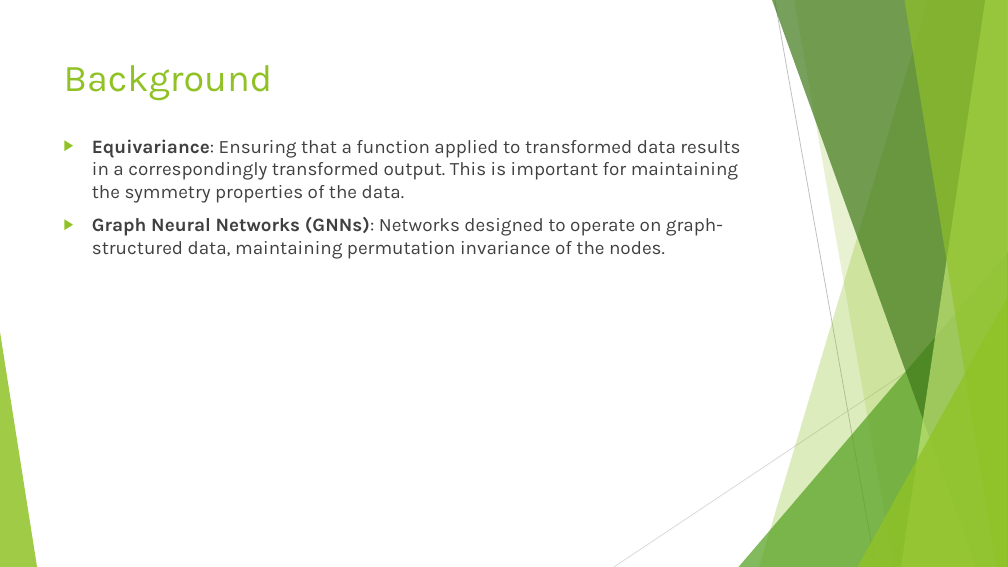
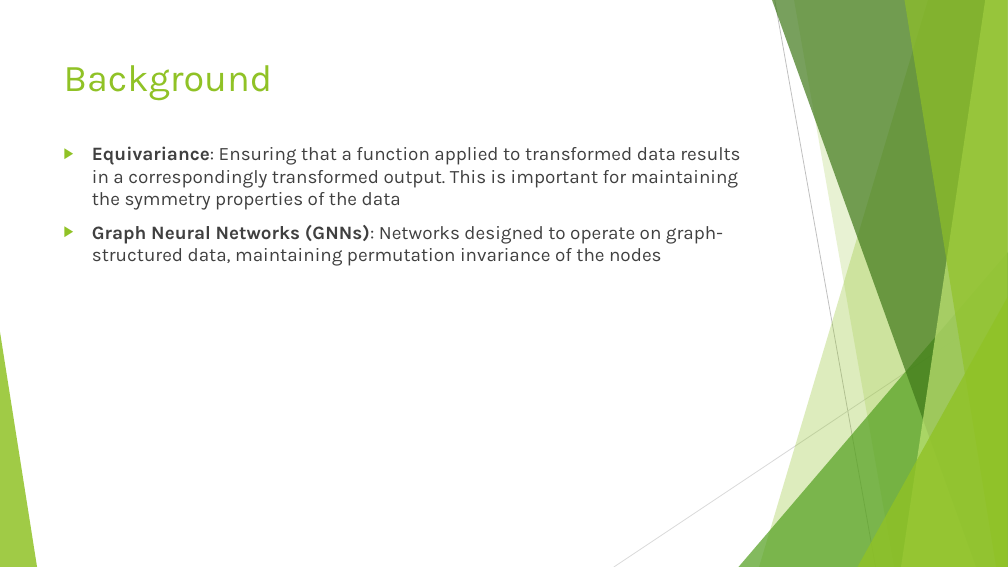
Before and after one commit to HoangTrang150302/AI_test, a slide deck: slide 3 of Task 1/#3 Presentation.pptx. Drawn at 1008x567 pixels with LibreOffice and Linux fonts; fonts in the diff are those of the drawing. Boxes give left, top, right and bottom in pixels: in the first picture for what was removed or moved away, otherwise in the second. Text is boxed around its words. In the diff, an @@ line names an element or a change of style, - is before the commit and + after.

```diff
--- a/Task 1/#3 Presentation.pptx
+++ b/Task 1/#3 Presentation.pptx
@@ text at (x1=92, y1=146, x2=740, y2=266): text changed @@
-▶ Equivariance: Ensuring that a function applied to transformed data results in a correspondingly transformed output. This is important for maintaining the symmetry properties of the data.
-▶ Graph Neural Networks (GNNs): Networks designed to operate on graph-structured data, maintaining permutation invariance of the nodes.
+▶ Equivariance: Ensuring that a function applied to transformed data results in a correspondingly transformed output. This is important for maintaining the symmetry properties of the data
+▶ Graph Neural Networks (GNNs): Networks designed to operate on graph-structured data, maintaining permutation invariance of the nodes
```
Also in this commit, not shown: 7 other slides changed, 2 slides added, 19 other files.
